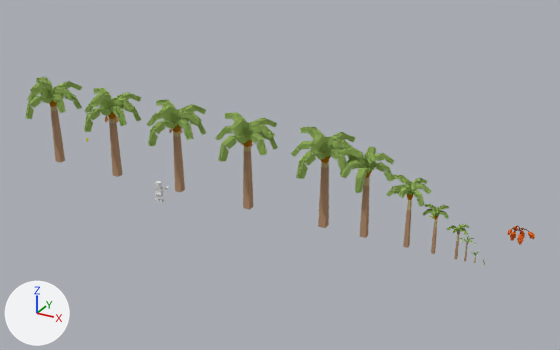
One commit to the Blender file crops/bricks/desertBricks.blend: the scene before it, then after it.
Rendered twice from a camera (50 mm lens) standing at (30.5, -143.4, 82.0) and looking at (-49.8, 2.7, 8.9). The lights are fixed; the arrows at lower left show +X, +Y and +Z. Objects named as collision shapes, trigger or cutter boxes, shadow casters or lower levels of detail are left out.

Objects in the first picture: 'Icosphere.000', 'Icosphere.002', 'Icosphere.004', 'Icosphere.006', 'Icosphere.011', 'mangi tre', 'mangi tre.012', 'mangi tre.025', 'mangi tre.029', 'mangi tre.030', 'mangi tre.031', 'mangi tre.032', 'mangi tre.034', 'mangi tre.037', 'mangi tre.038', 'mangi tre.041'.
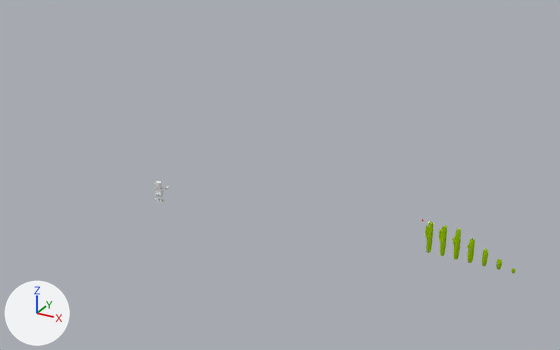
Where the newer file only moved an object's origin or applied its transform, the numbers keep the older frame.

Changed parts and their boxes [x1, y1, x2, y2] in the pictures (560 x 350 px):
'mangi tre.032', hidden: before [291, 127, 355, 228]
'mangi tre.034', hidden: before [216, 112, 278, 210]
'mangi tre.037', hidden: before [147, 99, 206, 192]
'mangi tre.038', hidden: before [84, 88, 141, 177]
'mangi tre.041', hidden: before [26, 77, 82, 163]
'mangi tre.031', hidden: before [338, 147, 394, 238]
'mangi tre.030', hidden: before [387, 175, 431, 248]
'mangi tre.029', hidden: before [423, 204, 449, 254]
'mangi tre.025', hidden: before [447, 224, 469, 259]
'stem.007', shown: after [425, 221, 434, 253]
'stem.022', shown: after [439, 225, 447, 256]
'stem.006', shown: after [452, 228, 461, 259]
'stem.002', shown: after [467, 238, 475, 263]
'stem.001', shown: after [482, 249, 488, 266]
'mangi tre.012', hidden: before [459, 236, 476, 261]
'Icosphere.006', hidden: before [517, 229, 523, 245]
'Icosphere.002', hidden: before [510, 229, 522, 241]
'stem.000', shown: after [496, 259, 502, 270]
'Icosphere.000', hidden: before [521, 228, 535, 239]
'Icosphere.005', hidden: before [507, 227, 517, 235]
'Icosphere.011', hidden: before [105, 115, 109, 122]
'Icosphere.003', hidden: before [513, 226, 521, 231]

What changed in the scene script:
```text
Change ob_stem_022:
    remove ob_stem_022.hide_set(True)  # its collection is switched off
Change ob_stem_007:
    remove ob_stem_007.hide_set(True)  # its collection is switched off
Change ob_stem_006:
    remove ob_stem_006.hide_set(True)  # its collection is switched off
Change ob_stem_002:
    remove ob_stem_002.hide_set(True)  # its collection is switched off
Change ob_stem_001:
    remove ob_stem_001.hide_set(True)  # its collection is switched off
Change ob_stem_000:
    remove ob_stem_000.hide_set(True)  # its collection is switched off
Change ob_stem_003:
    remove ob_stem_003.hide_set(True)  # its collection is switched off
Change ob_icosphere_014:
    add ob_icosphere_014.hide_set(True)  # its collection is switched off
Change ob_icosphere_012:
    add ob_icosphere_012.hide_set(True)  # its collection is switched off
Change ob_icosphere_011:
    add ob_icosphere_011.hide_set(True)  # its collection is switched off
Change ob_icosphere_009:
    add ob_icosphere_009.hide_set(True)  # its collection is switched off
Change ob_icosphere_008:
    add ob_icosphere_008.hide_set(True)  # its collection is switched off
Change ob_mangi_tre_041:
    add ob_mangi_tre_041.hide_set(True)  # its collection is switched off
Change ob_mangi_tre_038:
    add ob_mangi_tre_038.hide_set(True)  # its collection is switched off
Change ob_mangi_tre_037:
    add ob_mangi_tre_037.hide_set(True)  # its collection is switched off
Change ob_mangi_tre_034:
    add ob_mangi_tre_034.hide_set(True)  # its collection is switched off
Change ob_mangi_tre_032:
    add ob_mangi_tre_032.hide_set(True)  # its collection is switched off
Change ob_mangi_tre_031:
    add ob_mangi_tre_031.hide_set(True)  # its collection is switched off
Change ob_mangi_tre_030:
    add ob_mangi_tre_030.hide_set(True)  # its collection is switched off
Change ob_mangi_tre_029:
    add ob_mangi_tre_029.hide_set(True)  # its collection is switched off
Change ob_mangi_tre_025:
    add ob_mangi_tre_025.hide_set(True)  # its collection is switched off
Change ob_mangi_tre_012:
    add ob_mangi_tre_012.hide_set(True)  # its collection is switched off
Change ob_mangi_tre:
    add ob_mangi_tre.hide_set(True)  # its collection is switched off
Change ob_icosphere_000:
    add ob_icosphere_000.hide_set(True)  # its collection is switched off
Change ob_icosphere_001:
    add ob_icosphere_001.hide_set(True)  # its collection is switched off
Change ob_icosphere_002:
    add ob_icosphere_002.hide_set(True)  # its collection is switched off
Change ob_icosphere_003:
    add ob_icosphere_003.hide_set(True)  # its collection is switched off
Change ob_icosphere_004:
    add ob_icosphere_004.hide_set(True)  # its collection is switched off
Change ob_icosphere_005:
    add ob_icosphere_005.hide_set(True)  # its collection is switched off
Change ob_icosphere_006:
    add ob_icosphere_006.hide_set(True)  # its collection is switched off
```
